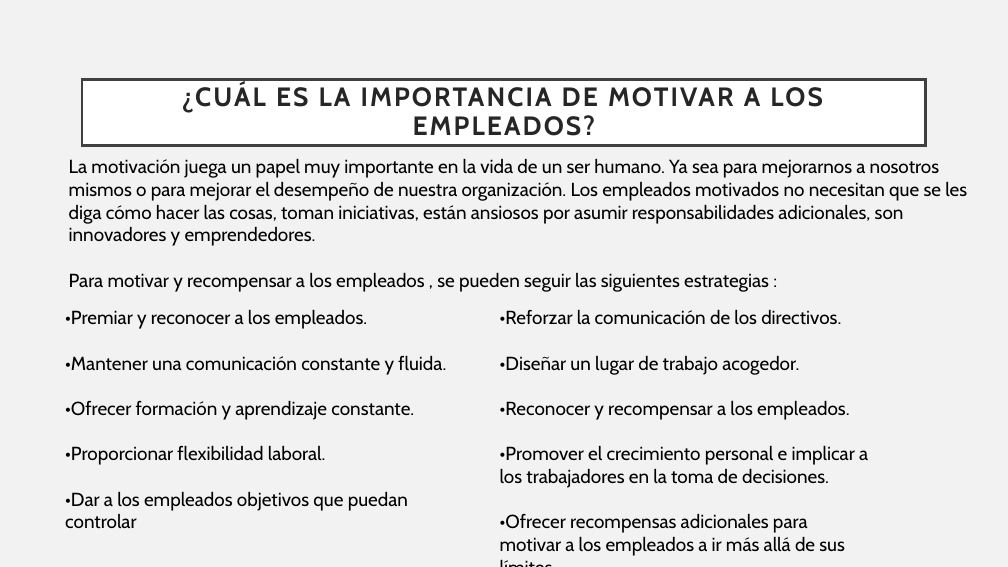
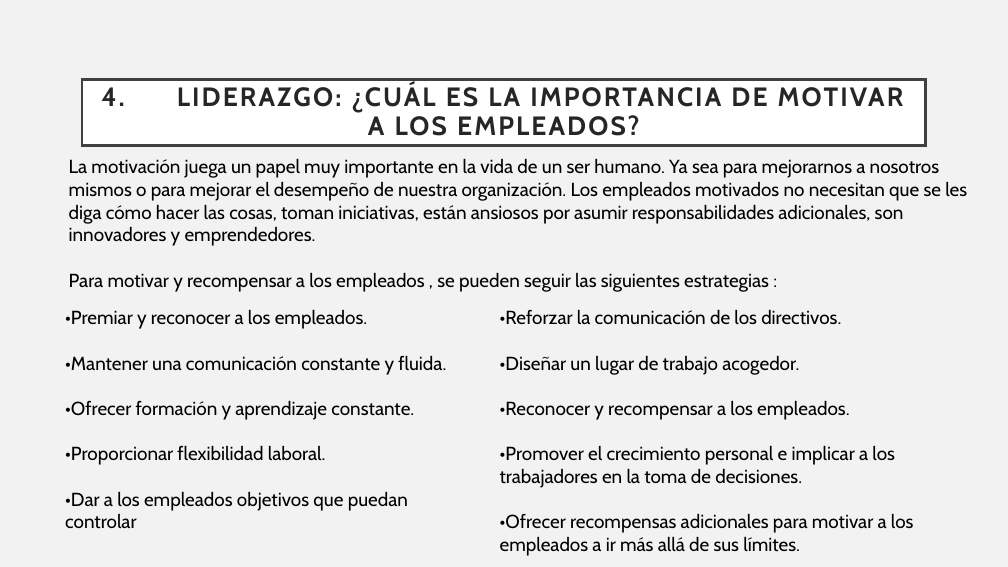
Before and after one commit to Sstrmn1/presentacionAdministracion, a slide deck: slide 17 of Presentacion - Exposicion.pptx (slide 14 before the commit). Drawn at 1008x567 pixels with LibreOffice and Linux fonts; fonts in the diff are those of the drawing. Boxes give left, top, right and bottom in pixels: in the first picture for what was removed or moved away, otherwise in the second. Text is boxed around its words. In the diff, an @@ line names an element or a change of style, - is before the commit and + after.

Commit message:
Seccion de liderazgo actualizada

```diff
--- a/Presentacion - Exposicion.pptx
+++ b/Presentacion - Exposicion.pptx
@@ title at [101, 84, 904, 136]: text changed @@
-¿CUÁL ES LA IMPORTANCIA DE MOTIVAR A LOS EMPLEADOS?
+4. LIDERAZGO: ¿CUÁL ES LA IMPORTANCIA DE MOTIVAR A LOS EMPLEADOS?
@@ text "•Reforzar la comunicación de los ..." rewrapped from [500, 309, 868, 556] to [500, 309, 914, 556] @@
```
Also in this commit, not shown: 2 other slides changed, 7 slides added, 1 slide removed.
